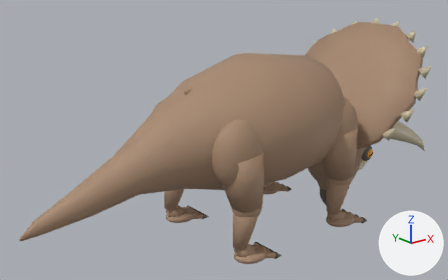
Renders of the FBX model Assets/Export/Dinosaurs/Trike_Eat.fbx from each side of a commit.
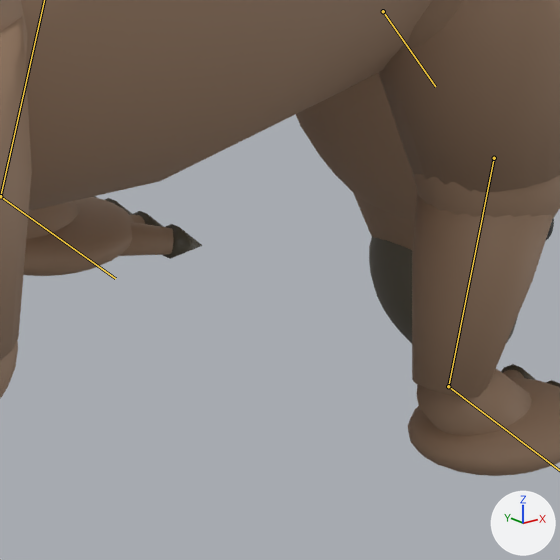
Each version is shown whole from a 50 mm camera at (-7.25, -8.05, 5.03) aimed at (-0.52, 0.37, 1.67), then close up on the part from 58% to 78% of the width and 53% to 86% of the height. Arrows for +X, +Y and +Z are at lower right; the lights stay in place. The older version's two pictures come first. Both versions are drawn at frame 5 of the action 'Scene'; the numbers are the values there. The bones that change, and the others that lie on the model, are drawn over the model as lines in the close-ups.

Objects in the first close-up: 'SK_Trike'.
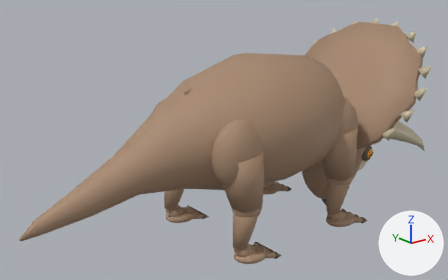
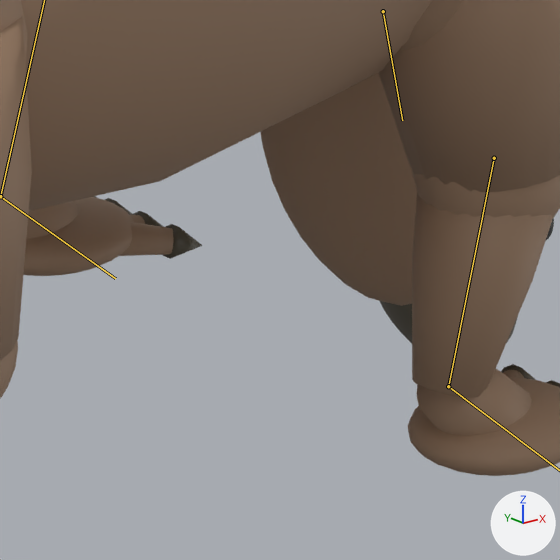
Where the change shows, as pixel boxes (x1, y1, x2, y2) in the close-ups (560 x 560 px):
'SK_Trike', posed
    both: (0, 0, 560, 476)
bone 'jaw', root to tip
    before: (383, 11) to (435, 86)
    after: (383, 11) to (402, 120)

What the commit changed:
Bone 'jaw' (bone_jaw) turns from (12, 0, 0) to (-12, 0, 0) degrees about its own x, y and z.
